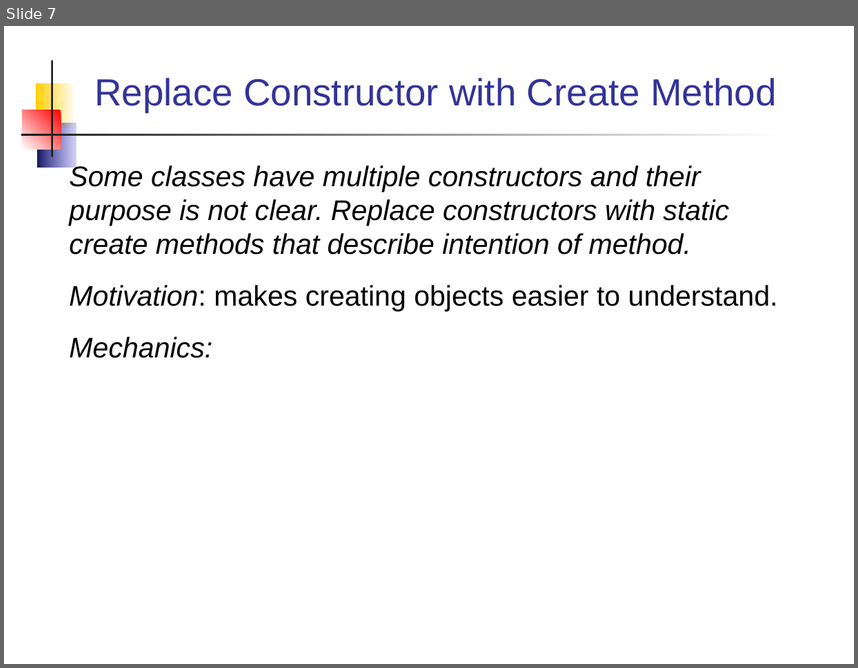
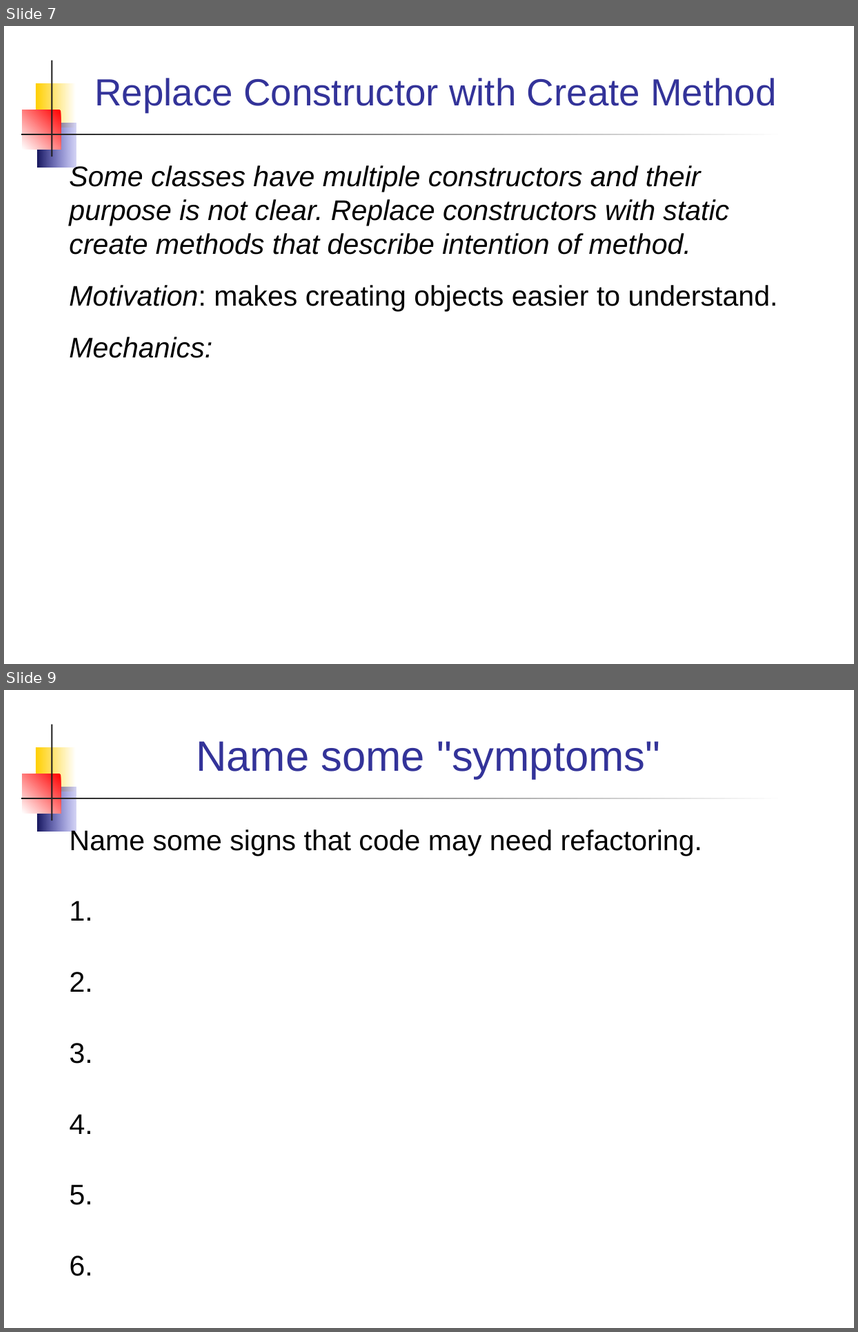
Before and after one commit to jbrucker/SoftwareProcess, a slide deck: week12/Refactoring Patterns.ppt. Shown one above the other, each under a label of ours: slide 7 before the commit, slides 7 and 9 after it; the slides between them are not shown. The pictures are 858x668 and 858x1332 pixels, drawn with LibreOffice and Linux fonts; fonts in the diff are those of the drawing. Boxes give left, top, right and bottom in pixels: in the first picture for what was removed or moved away, otherwise in the second. Text is boxed around its words. In the diff, an @@ line names an element or a change of style, - is before the commit and + after.

Commit message:
add code smells to refactoring slides

```diff
--- a/week12/Refactoring Patterns.ppt
+++ b/week12/Refactoring Patterns.ppt
@@ slide 9 added at (4, 690, 854, 1328), background #FFFFFF; not listed: 5 template elements that a slide beside it also shows @@
@@ title added at (196, 741, 660, 778), 36 pt, text #333399 @@
+Name some "symptoms"
@@ text added at (70, 827, 702, 1276), 24 pt, text #000000 @@
+Name some signs that code may need refactoring.
+1.
+2.
+3.
+4.
+5.
+6.
```
Also in this commit, not shown: 2 slides changed, 8 other slides added, 26 other files.
